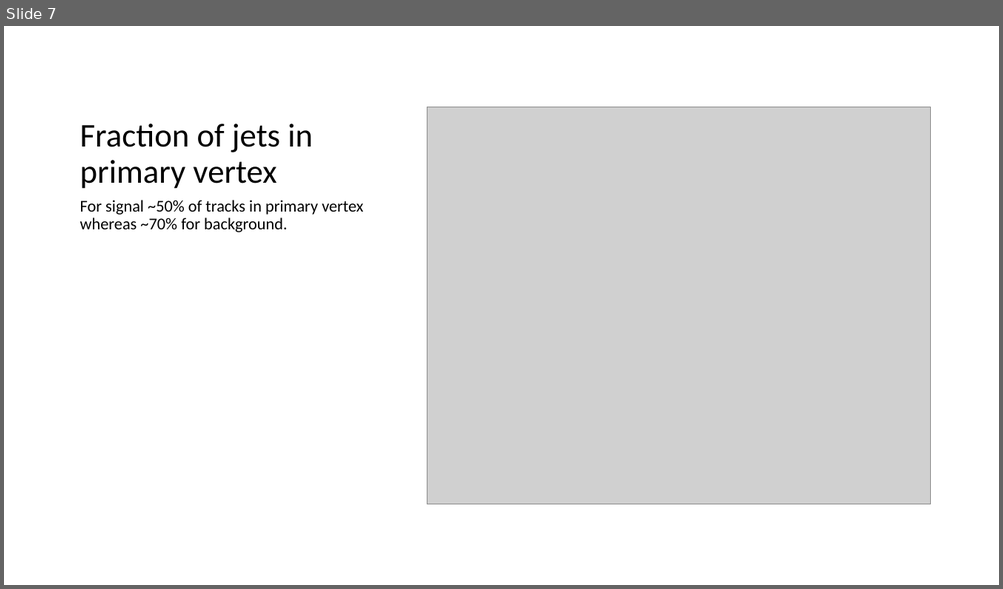
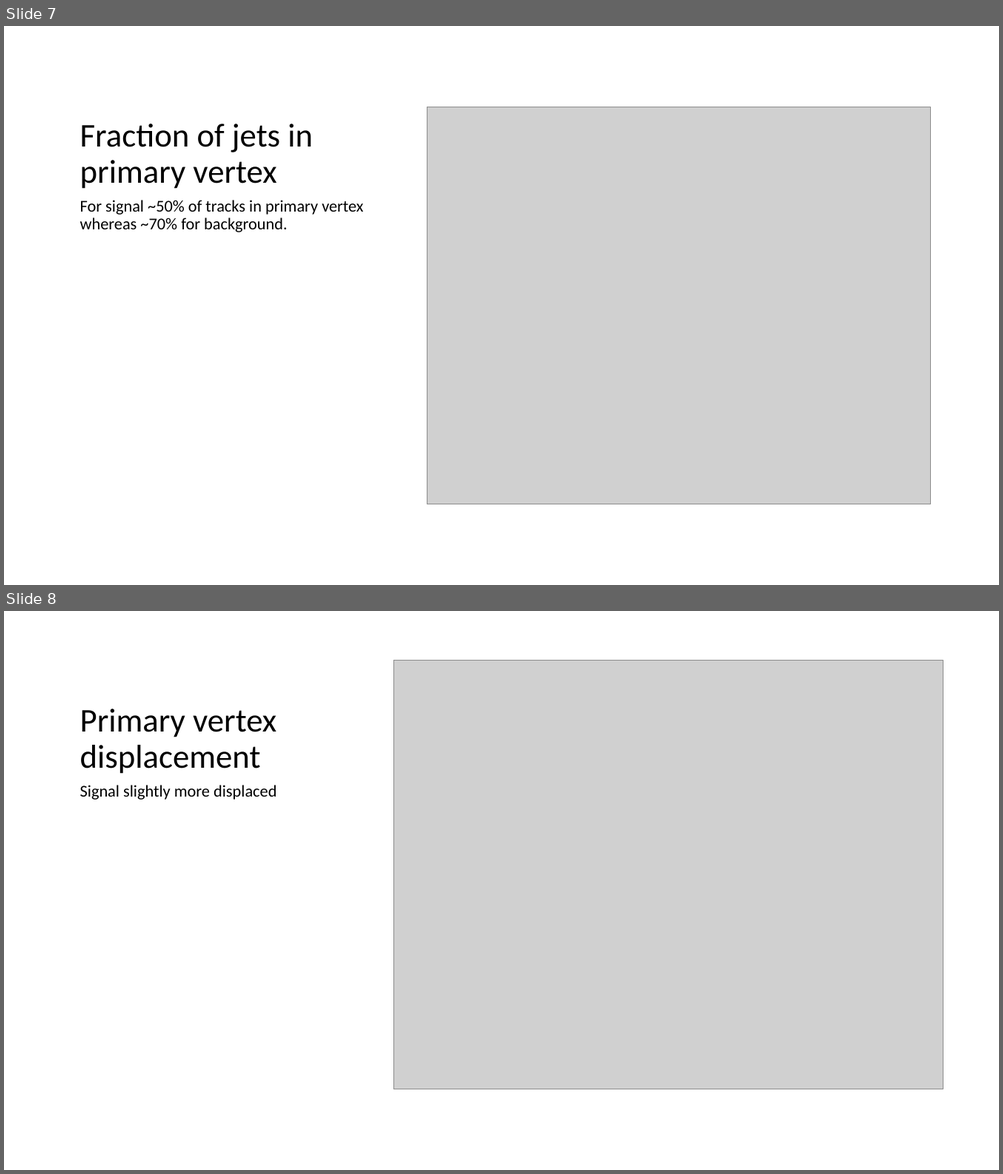
Before and after one commit to noamwunch/displaced_tracks, a slide deck: Analysis/RAVE/Vertexing analysis.pptx. Shown one above the other, each under a label of ours: slide 7 before the commit, slides 7 and 8 after it. The pictures are 1003x589 and 1003x1174 pixels, drawn with LibreOffice and Linux fonts; fonts in the diff are those of the drawing; grey boxes stand for pictures. Boxes give left, top, right and bottom in pixels: in the first picture for what was removed or moved away, otherwise in the second. Text is boxed around its words. In the diff, an @@ line names an element or a change of style, - is before the commit and + after.

Commit message:
Add vertex lstm with masking

```diff
--- a/Analysis/RAVE/Vertexing analysis.pptx
+++ b/Analysis/RAVE/Vertexing analysis.pptx
@@ slide 8 added at (x1=4, y1=611, x2=999, y2=1170), background #FFFFFF @@
@@ picture added at (x1=393, y1=661, x2=942, y2=1090) @@
@@ title added at (x1=80, y1=709, x2=276, y2=774), 32 pt, text #000000 @@
+Primary vertex displacement
@@ text added at (x1=80, y1=785, x2=276, y2=800), 16 pt, text #000000 @@
+Signal slightly more displaced
```
Also in this commit, not shown: 1 slide changed, 1 other slide added, 11 other files.
